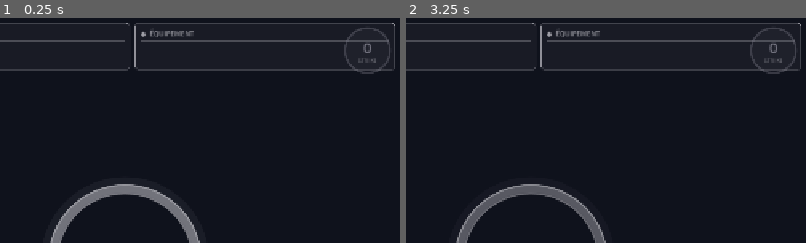
Above: before the commit, frames 1-2 (left to right).
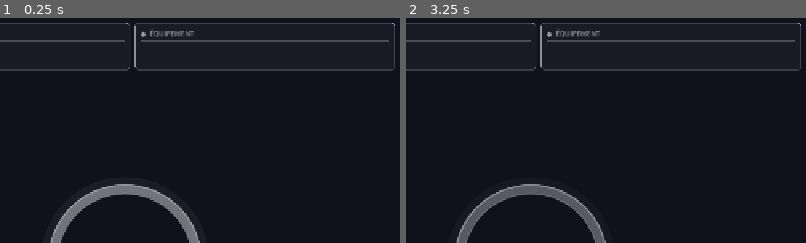
Above: after the commit, the same moments.

Repository: Rhend/Reliquary
Game: Godot game, scene res://scenes/combat/CombatScene.tscn
The game is run twice, just before and just after one commit, with the same random seed, the same clock (stepped at 60 frames per second) and the same inputs. This scene is started directly instead of the project's main scene.
Inputs (mouse positions are % of the whole screen's width and height, from its top left):
- Up to frame 1 (0.25 s): no input
- Up to frame 2 (3.25 s): click "⚔ Mettre fin à l'expédition" at 0.5 s; click "⚔ Mettre fin à l'expédition" at 1.25 s; click "⚔ Mettre fin à l'expédition" at 2 s; tap Enter at 2.75, 2.85 s; move the mouse to (72, 45) at 2.77 s; click (72, 45) at 2.92 s; tap Space at 3.02 s
The pictures show only the part of the screen within x 50-100%, y 0-50%; the shares and areas given below are measured in that part.

The runs differ from the first frame. In frame 1, 0.4% of the frame differs, in the area x 86-98%, y 4-25%; in frame 2, 0.4%.

Commit message:
chore: suppression complete du systeme Bonus Strike
Supprime le widget, les signaux EventBus, les references dans AdventureSystem,
CycleSummaryScreen et CombatScene. Icone luck repositionnee en top-right
sans dependre de BonusStrikeWidget.SIZE.

Co-Authored-By: Claude Sonnet 4.6 <noreply@anthropic.com>

Diff:
--- a/scripts/autoloads/EventBus.gd
+++ b/scripts/autoloads/EventBus.gd
@@ -50,14 +50,6 @@
 # count = 0 si le combo a été cassé.
 @warning_ignore("unused_signal")
 signal combo_changed(count: int)
-
-# Émis quand le compteur de bonus strike change (incrément ou remise à zéro après un break).
-@warning_ignore("unused_signal")
-signal bonus_strike_changed(new_strike: int)
-
-# Émis quand un coup ennemi lourd brise la série de bonus strikes.
-@warning_ignore("unused_signal")
-signal bonus_strike_broken()
 
 # Émis quand un événement positif de soin restaure des PV.
 # amount = PV effectivement restaurés, new_hp = PV après soin.
--- a/scripts/combat/BonusStrikeWidget.gd
+++ /dev/null
@@ -1,136 +0,0 @@
-# ============================================================
-# BonusStrikeWidget.gd — Compteur de Bonus Strike (overlay combat).
-#
-# Cercle 80×80 affiché en overlay top-right dans CombatScene.
-# Incrémenté à chaque hit du héro, brisé sur coup lourd ennemi.
-#
-# Paliers :
-#   0       → gris (inactif)
-#   1–4     → blanc  (×1.05 XP)
-#   5–9     → jaune  (×1.10 XP)
-#   10–19   → orange (×1.20 XP)
-#   20–29   → or     (×1.35 XP)
-#   30+     → légendaire (×1.50 XP)
-# ============================================================
-class_name BonusStrikeWidget extends Control
-
-const SIZE:   float   = 80.0
-const RADIUS: float   = 36.0
-const CENTER: Vector2 = Vector2(40.0, 40.0)
-
-var _count_label: Label = null
-var _sub_label:   Label = null
-
-var _current_strike: int     = 0
-var _shake:          Vector2 = Vector2.ZERO
-var _shake_time:     float   = 0.0
-var _shake_amp:      float   = 0.0
-
-func _ready() -> void:
-	custom_minimum_size = Vector2(SIZE, SIZE)
-	mouse_filter        = MOUSE_FILTER_IGNORE
-
-	_count_label = Label.new()
-	_count_label.text = "0"
-	_count_label.horizontal_alignment = HORIZONTAL_ALIGNMENT_CENTER
-	_count_label.vertical_alignment   = VERTICAL_ALIGNMENT_CENTER
-	_count_label.custom_minimum_size  = Vector2(52.0, 30.0)
-	_count_label.add_theme_font_size_override("font_size", 24)
-	_count_label.add_theme_color_override("font_color", Color(0.50, 0.50, 0.55))
-	_count_label.mouse_filter = MOUSE_FILTER_IGNORE
-	_count_label.position = _label_pos()
-	add_child(_count_label)
-
-	_sub_label = Label.new()
-	_sub_label.text = "STRIKE"
-	_sub_label.horizontal_alignment = HORIZONTAL_ALIGNMENT_CENTER
-	_sub_label.custom_minimum_size  = Vector2(60.0, 14.0)
-	_sub_label.add_theme_font_size_override("font_size", 9)
-	_sub_label.add_theme_color_override("font_color", Color(0.55, 0.55, 0.58, 0.70))
-	_sub_label.mouse_filter = MOUSE_FILTER_IGNORE
-	_sub_label.position = _sublabel_pos()
-	add_child(_sub_label)
-
-	EventBus.bonus_strike_changed.connect(_on_strike_changed)
-	EventBus.bonus_strike_broken.connect(_on_strike_broken)
-
-func _process(delta: float) -> void:
-	if _shake_time <= 0.0:
-		return
-	_shake_time -= delta
-	if _shake_time <= 0.0:
-		_shake_time = 0.0
-		_shake      = Vector2.ZERO
-	else:
-		_shake = Vector2(randf_range(-_shake_amp, _shake_amp),
-						 randf_range(-_shake_amp, _shake_amp))
-	_count_label.position = _label_pos()    + _shake
-	_sub_label.position   = _sublabel_pos() + _shake
-	queue_redraw()
-
-func _draw() -> void:
-	var center := CENTER + _shake
-	var c      := _tier_color(_current_strike)
-	var dim    := 0.45 if _current_strike == 0 else 1.0
-	draw_circle(center, RADIUS, Color(c, 0.12 * dim))
-	draw_arc(center, RADIUS, 0.0, TAU, 64, Color(c, 0.80 * dim), 2.0, true)
-
-# ── Signaux ───────────────────────────────────────────────────
-
-func _on_strike_changed(new_strike: int) -> void:
-	var old_tier := _strike_tier(_current_strike)
-	var new_tier := _strike_tier(new_strike)
-	_current_strike = new_strike
-
-	var c := _tier_color(new_strike)
-	_count_label.text = str(new_strike)
-	_count_label.add_theme_color_override("font_color", c)
-	_sub_label.add_theme_color_override("font_color", Color(c.r, c.g, c.b, 0.65))
-	queue_redraw()
-
-	if new_strike > 0 and new_tier > old_tier:
-		_play_tier_up()
-
-func _on_strike_broken() -> void:
-	_shake_time = 0.42
-	_shake_amp  = 7.0
-	var tw := create_tween()
-	tw.tween_property(_count_label, "modulate", Color(1.2, 0.15, 0.15), 0.12)
-	tw.tween_interval(0.18)
-	tw.tween_property(_count_label, "modulate", Color.WHITE, 0.28)
-
-# ── Animations ────────────────────────────────────────────────
-
-func _play_tier_up() -> void:
-	pivot_offset = Vector2(SIZE * 0.5, SIZE * 0.5)
-	var tw := create_tween().set_parallel(true)
-	tw.tween_property(self, "scale",    Vector2(1.28, 1.28), 0.14) \
-		.set_ease(Tween.EASE_OUT).set_trans(Tween.TRANS_BACK)
-	tw.tween_property(self, "modulate", Color(1.5, 1.5, 1.5), 0.14)
-	tw.chain()
-	tw.tween_property(self, "scale",    Vector2.ONE, 0.22).set_ease(Tween.EASE_OUT)
-	tw.parallel().tween_property(self, "modulate", Color.WHITE, 0.22)
-
-# ── Helpers ───────────────────────────────────────────────────
-
-func _label_pos() -> Vector2:
-	return Vector2(CENTER.x - 26.0, CENTER.y - 22.0)
-
-func _sublabel_pos() -> Vector2:
-	return Vector2(CENTER.x - 30.0, CENTER.y + 9.0)
-
-func _tier_color(strike: int) -> Color:
-	if strike < 1:  return Color(0.50, 0.50, 0.55)
-	if strike < 5:  return Color.WHITE
-	if strike < 10: return UIColors.FILTER_ON
-	if strike < 20: return UIColors.DMG_HEAVY_HERO
-	if strike < 30: return UIColors.COMBO_COLOR
-	return UIColors.TIER_LEGENDAIRE
-
-func _strike_tier(strike: int) -> int:
-	if strike < 1:  return 0
-	if strike < 5:  return 1
-	if strike < 10: return 2
-	if strike < 20: return 3
-	if strike < 30: return 4
-	return 5
--- a/scripts/combat/CombatScene.gd
+++ b/scripts/combat/CombatScene.gd
@@ -34,9 +34,6 @@
 # ─── Combat ───────────────────────────────────────────────────
 var _combat_label: Label = null  # label "En combat..." affiché pendant un duel
 
-# ─── Bonus Strike ─────────────────────────────────────────────
-var _strike_widget: BonusStrikeWidget = null  # compteur de strikes en overlay top-right
-
 # ─── Mécaniques de biome ──────────────────────────────────────
 var _ambush_pending: bool  = false  # vrai au lancement si embuscade active, reset après 1er combat
 var _ambush_icon:    Label = null   # icône ⚡ sur le cercle ennemi pendant le 1er combat
@@ -62,7 +59,6 @@
 	root.add_child(_build_info_bar())
 	root.add_child(_build_circles_area())
 	root.add_child(_build_footer())
-	_build_strike_widget()
 
 # ── Circles ────────────────────────────────────────────────
 
@@ -179,7 +175,6 @@
 	EventBus.adventure_stopped.connect(_on_adventure_stopped)
 	CombatPlayer.step_started.connect(_on_step_started)
 	CombatPlayer.step_ended.connect(_on_step_ended)
-	EventBus.bonus_strike_broken.connect(_on_bonus_strike_broken)
 
 # ═══════════════════════════════════════════════════════════
 #  Handlers signaux
@@ -370,41 +365,6 @@
 	AdventureSystem.stop_adventure()
 
 # ═══════════════════════════════════════════════════════════
-#  Bonus Strike
-# ═══════════════════════════════════════════════════════════
-
-# Positionne le widget circulaire en overlay top-right de la scène.
-func _build_strike_widget() -> void:
-	_strike_widget              = BonusStrikeWidget.new()
-	_strike_widget.anchor_left  = 1.0
-	_strike_widget.anchor_right = 1.0
-	_strike_widget.anchor_top   = 0.0
-	_strike_widget.anchor_bottom = 0.0
-	_strike_widget.offset_left   = -(BonusStrikeWidget.SIZE + 12.0)
-	_strike_widget.offset_right  = -12.0
-	_strike_widget.offset_top    = 12.0
-	_strike_widget.offset_bottom = 12.0 + BonusStrikeWidget.SIZE
-	add_child(_strike_widget)
-
-# Affiche un flash "STRIKE BRISÉ !" centré, puis disparaît.
-func _on_bonus_strike_broken() -> void:
-	var lbl := Label.new()
-	lbl.text = "STRIKE BRISÉ !"
-	lbl.set_anchors_preset(Control.PRESET_FULL_RECT)
-	lbl.horizontal_alignment = HORIZONTAL_ALIGNMENT_CENTER
-	lbl.vertical_alignment   = VERTICAL_ALIGNMENT_CENTER
-	lbl.add_theme_font_size_override("font_size", 36)
-	lbl.add_theme_color_override("font_color", UIColors.LOG_DEFEAT)
-	lbl.modulate.a = 0.0
-	lbl.mouse_filter = Control.MOUSE_FILTER_IGNORE
-	add_child(lbl)
-	var tw := create_tween()
-	tw.tween_property(lbl, "modulate:a", 0.88, 0.14)
-	tw.tween_interval(0.42)
-	tw.tween_property(lbl, "modulate:a", 0.0, 0.32)
-	tw.tween_callback(lbl.queue_free)
-
-# ═══════════════════════════════════════════════════════════
 #  Idle entre événements
 # ═══════════════════════════════════════════════════════════
 
@@ -542,10 +502,10 @@
 	lbl.anchor_right  = 1.0
 	lbl.anchor_top    = 0.0
 	lbl.anchor_bottom = 0.0
-	lbl.offset_left   = -(BonusStrikeWidget.SIZE + 12.0)
+	lbl.offset_left   = -92.0
 	lbl.offset_right  = -12.0
-	lbl.offset_top    = BonusStrikeWidget.SIZE + 20.0
-	lbl.offset_bottom = BonusStrikeWidget.SIZE + 52.0
+	lbl.offset_top    = 12.0
+	lbl.offset_bottom = 44.0
 	lbl.add_theme_font_size_override("font_size", 26)
 	lbl.horizontal_alignment = HORIZONTAL_ALIGNMENT_CENTER
 	lbl.vertical_alignment   = VERTICAL_ALIGNMENT_CENTER
--- a/scripts/scenes/CycleSummaryScreen.gd
+++ b/scripts/scenes/CycleSummaryScreen.gd
@@ -195,7 +195,6 @@
 	var positive_evts := data.get("positive_events", 0) as int
 	var traps         := data.get("traps_triggered", 0) as int
 	var combo_max     := data.get("combo_max",       0) as int
-	var strike_max    := data.get("strike_max",      0) as int
 	var loot          := data.get("loot_total",      0) as int
 	var luck          := data.get("cycle_luck",       0) as int
 
@@ -211,22 +210,16 @@
 		UIColors.LOG_TRAP    if traps > 0      else UIColors.TEXT_MUTED)
 	var lbl_combo  := _stat_row_into(right, "Meilleur combo",
 		UIColors.COMBO_COLOR if combo_max > 1  else UIColors.TEXT_MUTED)
-	var lbl_strike := _stat_row_into(right, "Meilleur strike",
-		UIColors.FILTER_ON   if strike_max > 0 else UIColors.TEXT_MUTED)
 	var lbl_loot   := _stat_row_into(right, "Objets", UIColors.LOG_LOOT)
 
-	# Texte initial avec préfixe/suffixe (visible avant que le compteur démarre)
-	lbl_combo.text  = "x0"
-	lbl_strike.text = "x0"
-
-	# Enregistrement des compteurs (colonne gauche d'abord, puis droite)
-	_stat_anims.append({"label": lbl_ev,     "target": events_total,  "prefix": "",  "suffix": ""})
-	_stat_anims.append({"label": lbl_cbt,    "target": combats_won,   "prefix": "",  "suffix": ""})
-	_stat_anims.append({"label": lbl_pos,    "target": positive_evts, "prefix": "",  "suffix": ""})
-	_stat_anims.append({"label": lbl_trap,   "target": traps,         "prefix": "",  "suffix": ""})
-	_stat_anims.append({"label": lbl_combo,  "target": combo_max,     "prefix": "x", "suffix": ""})
-	_stat_anims.append({"label": lbl_strike, "target": strike_max,    "prefix": "x", "suffix": ""})
-	_stat_anims.append({"label": lbl_loot,   "target": loot,          "prefix": "",  "suffix": ""})
+	lbl_combo.text = "x0"
+
+	_stat_anims.append({"label": lbl_ev,    "target": events_total,  "prefix": "",  "suffix": ""})
+	_stat_anims.append({"label": lbl_cbt,   "target": combats_won,   "prefix": "",  "suffix": ""})
+	_stat_anims.append({"label": lbl_pos,   "target": positive_evts, "prefix": "",  "suffix": ""})
+	_stat_anims.append({"label": lbl_trap,  "target": traps,         "prefix": "",  "suffix": ""})
+	_stat_anims.append({"label": lbl_combo, "target": combo_max,     "prefix": "x", "suffix": ""})
+	_stat_anims.append({"label": lbl_loot,  "target": loot,          "prefix": "",  "suffix": ""})
 
 	if luck > 0:
 		var lbl_luck := _stat_row_into(right, "Luck", UIColors.FILTER_ON)
--- a/scripts/systems/AdventureSystem.gd
+++ b/scripts/systems/AdventureSystem.gd
@@ -173,7 +173,6 @@
 
 	GameData.player["active_biome_id"] = biome_id
 	EventBus.adventure_started.emit(biome_id)
-	EventBus.bonus_strike_changed.emit(0)
 	_schedule_next_encounter()
 
 # Interrompt l'aventure en cours (bouton "Mettre fin à l'expédition").
